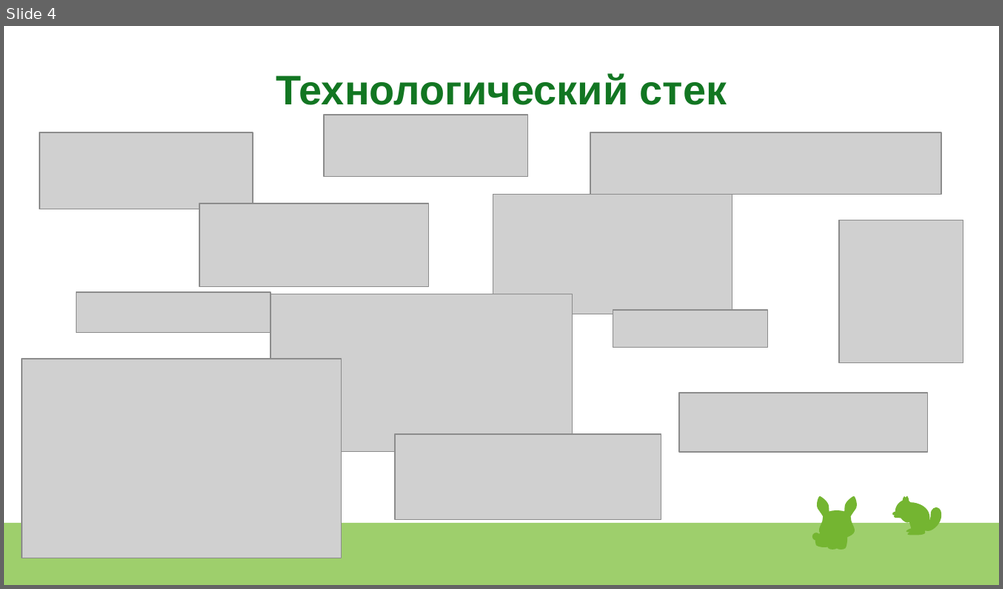
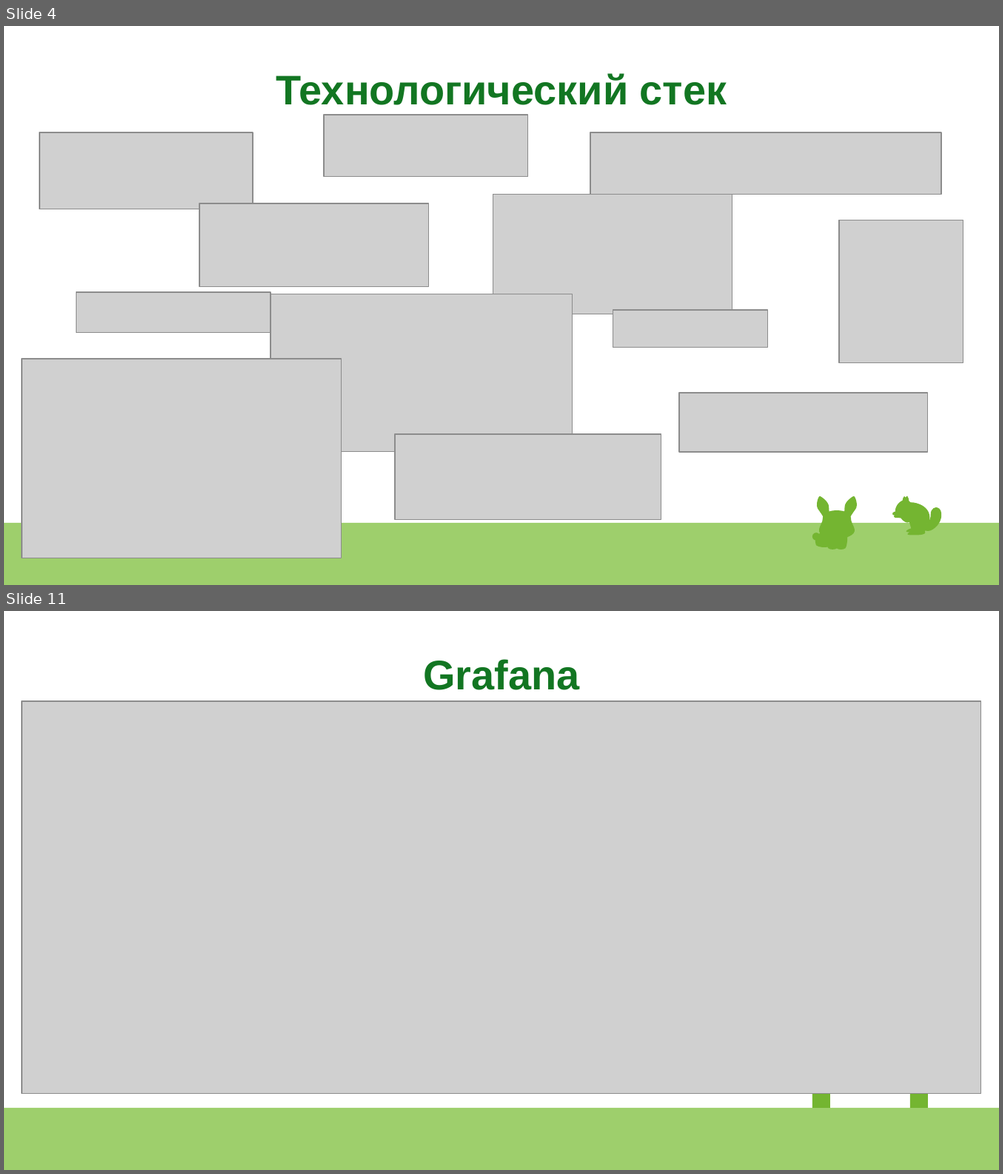
Before and after one commit to LenaLeonteva/OtusHW37Order, a slide deck: schemes/Project.odp. Shown one above the other, each under a label of ours: slide 4 before the commit, slides 4 and 11 after it; the slides between them are not shown. The pictures are 1003x589 and 1003x1174 pixels, drawn with LibreOffice and Linux fonts; fonts in the diff are those of the drawing; grey boxes stand for pictures. Boxes give left, top, right and bottom in pixels: in the first picture for what was removed or moved away, otherwise in the second. Text is boxed around its words. In the diff, an @@ line names an element or a change of style, - is before the commit and + after.

```diff
--- a/schemes/Project.odp
+++ b/schemes/Project.odp
@@ slide 11 added at (x1=4, y1=611, x2=999, y2=1170), background #FFFFFF; not listed: 1 template element that a slide beside it also shows @@
@@ title added at (x1=423, y1=659, x2=579, y2=690), 33 pt, text #127622, bold @@
+Grafana
@@ picture added at (x1=22, y1=701, x2=982, y2=1093) @@
@@ rectangle added at (x1=813, y1=1019, x2=831, y2=1108), fill #74B531 @@
@@ rectangle added at (x1=910, y1=1019, x2=928, y2=1108), fill #74B531 @@
```
Also in this commit, not shown: 5 slides changed, 4 other slides added, 1 slide removed, 4 other files.
